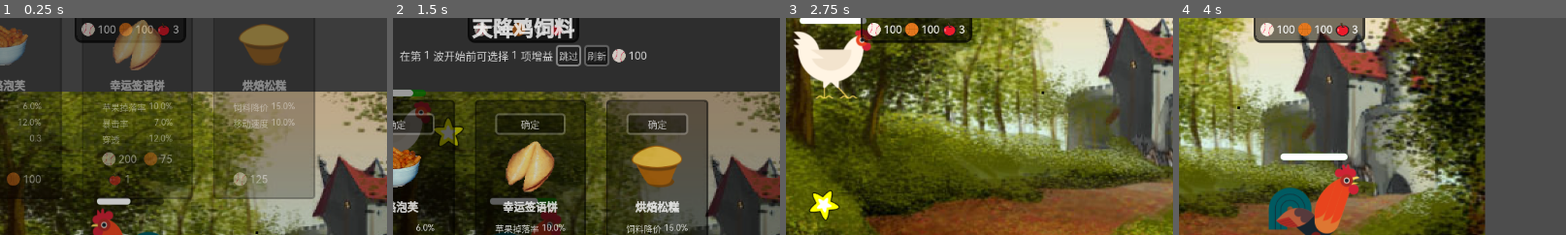
Above: before the commit, frames 1-4 (left to right).
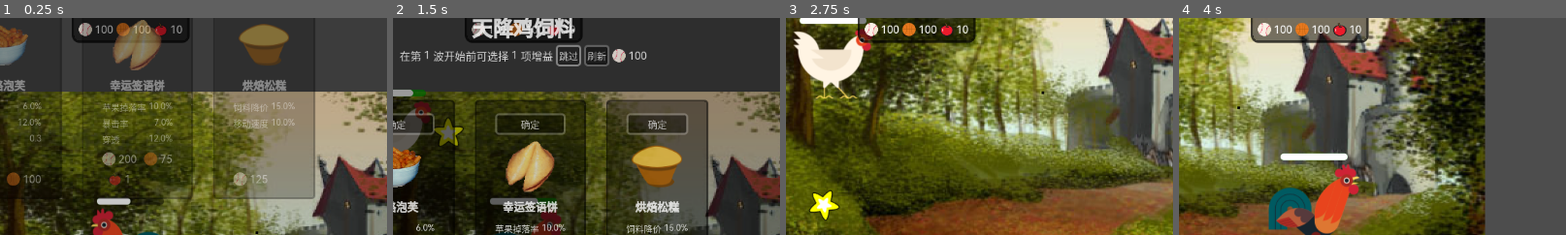
Above: after the commit, the same moments.

Repository: Rundll86/ChickenVSBear
Game: Godot game, scene res://components/Scenes/World.tscn
The game is run twice, just before and just after one commit, with the same random seed, the same clock (stepped at 60 frames per second) and the same inputs. The engine's default icon, where the game draws it, is replaced by a stand-in: a white triangle on a blue panel in a dark square.
Inputs (mouse positions are % of the whole screen's width and height, from its top left):
- Up to frame 1 (0.25 s): no input
- Up to frame 2 (1.5 s): move the mouse to (72, 45) at 0.52 s; hold D (m_right) 0.53-1.25 s; tap R (heal) at 0.6 s; click "跳过" at 1.25 s
- Up to frame 3 (2.75 s): move the mouse to (30, 55) at 2.02 s; hold S (m_down) from 2.03 s (still down); click (30, 55) at 2.1 s; tap R (heal) at 2.3 s
- Up to frame 4 (4 s): move the mouse to (60, 28) at 2.77 s; release S (m_down) at 2.78 s; hold D (m_right) 2.78-3.53 s; hold Right mouse button (attack2) 2.78-3.53 s; tap R (heal) at 3.05, 3.6 s; move the mouse to (45, 70) at 3.52 s; hold W (m_up) from 3.53 s (still down)
The pictures show only the part of the screen within x 33-83%, y 0-50%; the shares and areas given below are measured in that part.

The runs differ from the first frame. In frame 1, 0.8% of the frame differs, in the area x 18-49%, y 0-12%; in frame 2, 0.5%; in frame 3, 1.1%; in frame 4, 1.1%, in the area x 18-50%, y 0-12%.

Commit message:
fix: 修复能量值设置逻辑，确保当前值在最小值和最大值之间 fix: 更新苹果数量，增加至10

Diff:
--- a/scripts/Statemachine/ColorBar.gd
+++ b/scripts/Statemachine/ColorBar.gd
@@ -22,7 +22,7 @@
 	if value == currentValue:
 		return
 	forwardDirection = sign(value - currentValue)
-	currentValue = value
+	currentValue = clamp(value, minValue, maxValue)
 
 func _ready():
 	middleValue = currentValue
--- a/scripts/Statemachine/EntityBase.gd
+++ b/scripts/Statemachine/EntityBase.gd
@@ -28,7 +28,7 @@
 var inventory = {
 	ItemStore.ItemType.BASEBALL: 100,
 	ItemStore.ItemType.BASKETBALL: 100,
-	ItemStore.ItemType.APPLE: 3,
+	ItemStore.ItemType.APPLE: 10,
 }
 var inventoryMax = {
 	ItemStore.ItemType.BASEBALL: INF, # 无限
